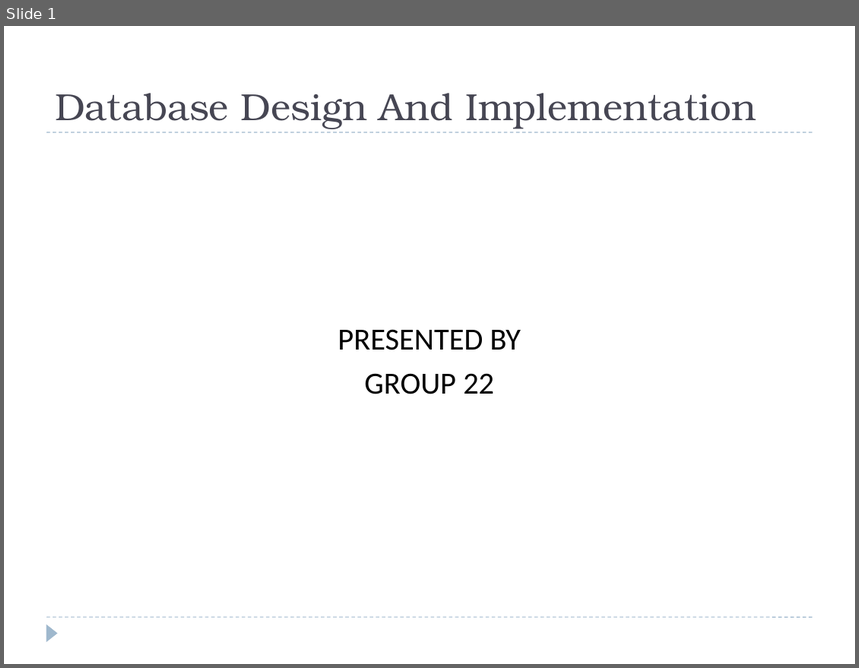
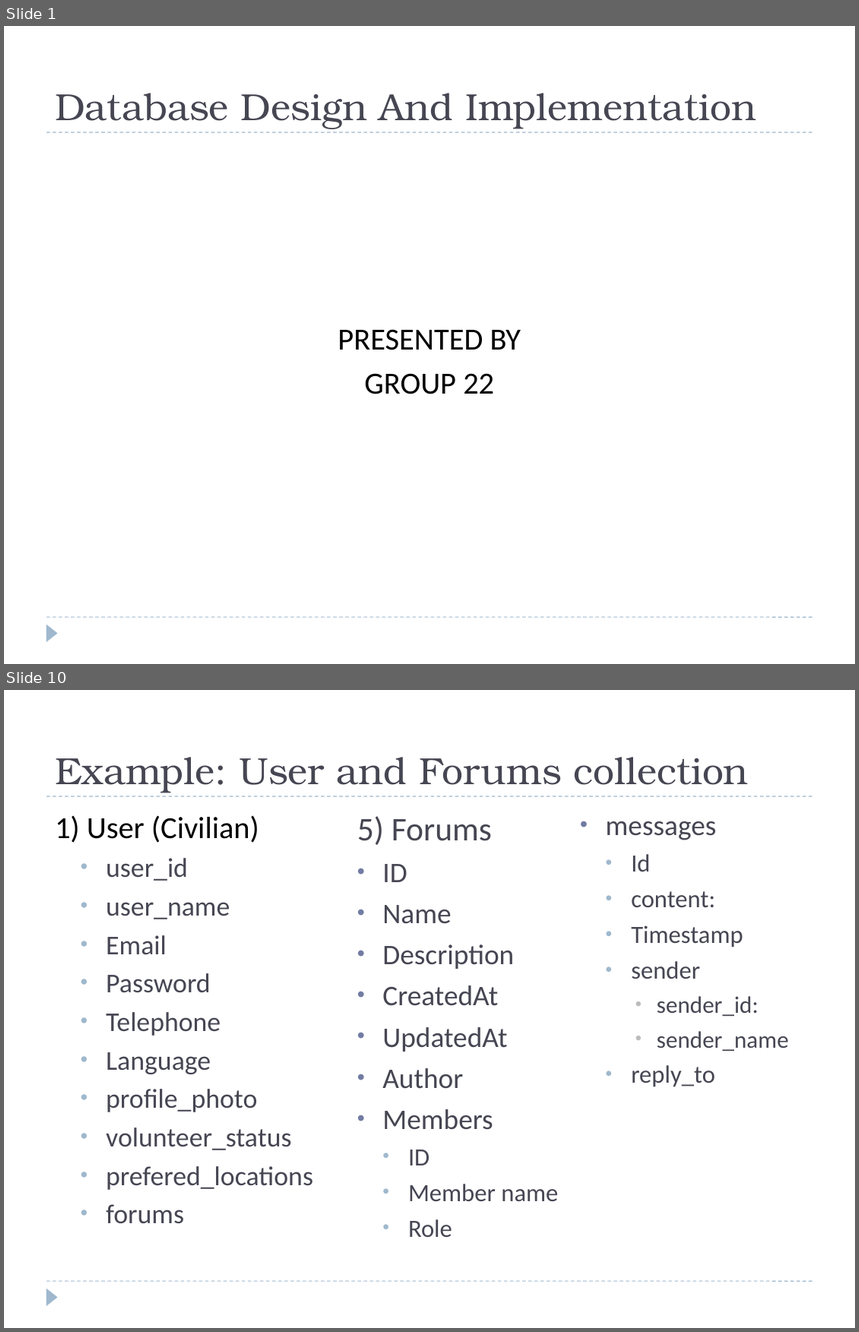
Before and after one commit to JIM440/CEF440-group-22, a slide deck: Task 6/Group_22.pptx. Shown one above the other, each under a label of ours: slide 1 before the commit, slides 1 and 10 after it; the slides between them are not shown. The pictures are 859x668 and 859x1332 pixels, drawn with LibreOffice and Linux fonts; fonts in the diff are those of the drawing. Boxes give left, top, right and bottom in pixels: in the first picture for what was removed or moved away, otherwise in the second. Text is boxed around its words. In the diff, an @@ line names an element or a change of style, - is before the commit and + after.

```diff
--- a/Task 6/Group_22.pptx
+++ b/Task 6/Group_22.pptx
@@ slide 10 added at [4, 690, 855, 1328], background #FFFFFF; not listed: 3 template elements that a slide beside it also shows @@
@@ title added at [55, 757, 749, 793], 32 pt, text #464653 @@
+Example: User and Forums collection
@@ text added at [55, 815, 313, 1224], 23 pt, text #464653 @@
+1) User (Civilian)
+  • user_id
+  • user_name
+  • Email
+  • Password
+  • Telephone
+  • Language
+  • profile_photo
+  • volunteer_status
+  • prefered_locations
+  • forums
@@ text added at [357, 816, 789, 1237], 24 pt, text #464653 @@
+5) Forums
+• ID
+• Name
+• Description
+• CreatedAt
+• UpdatedAt
+• Author
+• Members
+  • ID
+  • Member name
+  • Role
+• messages
+  • Id
+  • content:
+  • Timestamp
+  • sender
+    • sender_id:
+    • sender_name
+  • reply_to
```
Also in this commit, not shown: 1 slide changed, 20 other slides added, 1 slide removed, 3 other files.
